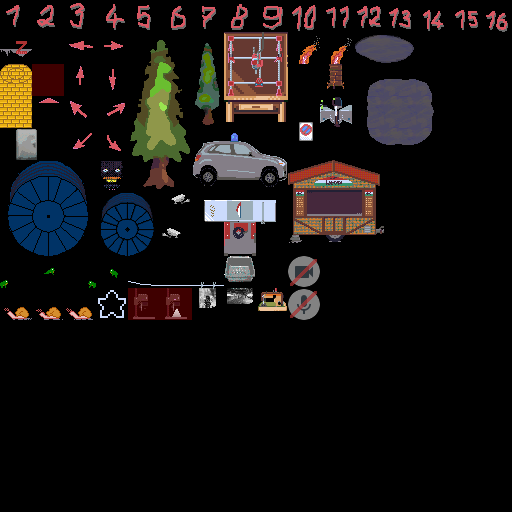
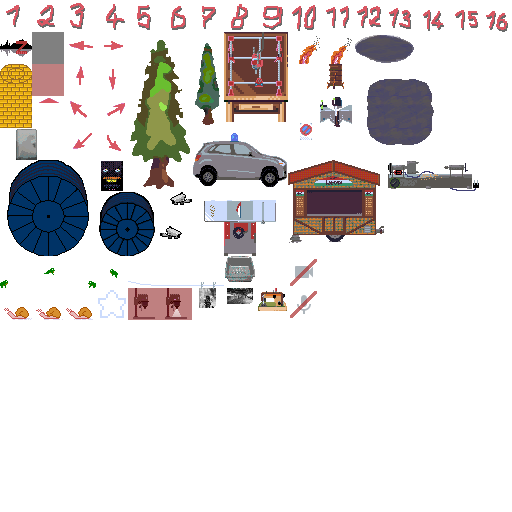
Layered file, before and after one edit (512px x 512px). Changes by layer:
hid "Background" (2nd of 2), painted on it over (0, 0, 512, 512)
